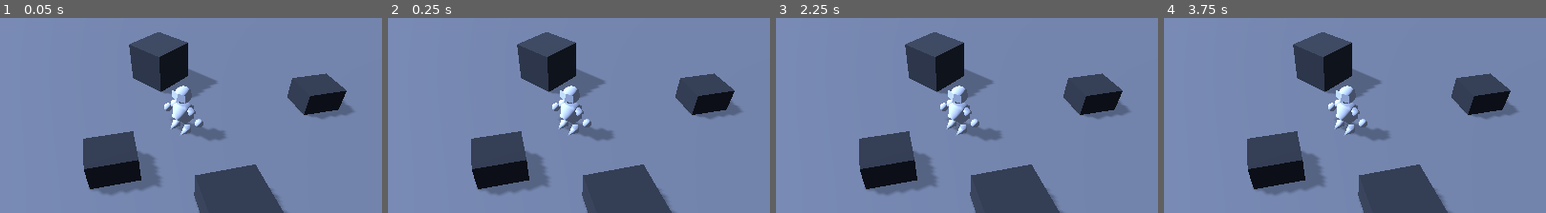
Above: before the commit, frames 1-4 (left to right).
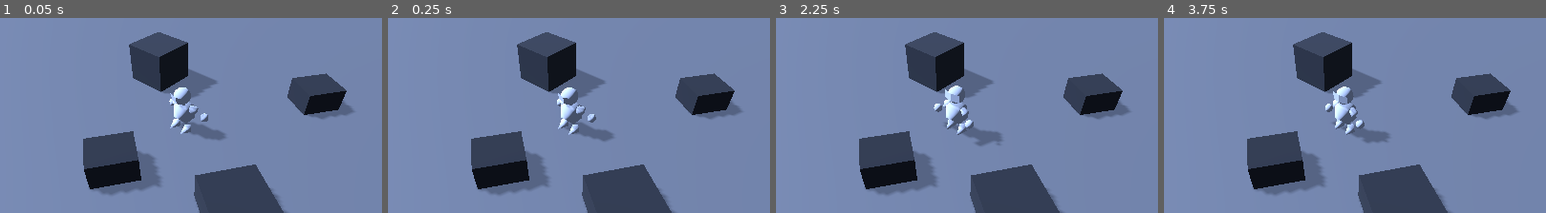
Above: after the commit, the same moments.

Repository: Momonyaro/den-of-adventurers
Game: Godot game, scene res://Scenes/Testing.tscn
The game is run twice, just before and just after one commit, with the same random seed, the same clock (stepped at 60 frames per second) and the same inputs.
Inputs (mouse positions are % of the whole screen's width and height, from its top left):
- Up to frame 1 (0.05 s): no input
- Up to frame 2 (0.25 s): no input
- Up to frame 3 (2.25 s): move the mouse to (72, 40) at 0.52 s; click (72, 40) at 0.67 s; move the mouse to (30, 51) at 1.27 s; click (30, 51) at 1.42 s; move the mouse to (60, 21) at 2.02 s; click (60, 21) at 2.17 s
- Up to frame 4 (3.75 s): move the mouse to (45, 67) at 2.77 s; click (45, 67) at 2.92 s; move the mouse to (80, 62) at 3.52 s; click (80, 62) at 3.67 s
The pictures show only the part of the screen within x 26-76%, y 15-64%; the shares and areas given below are measured in that part.

The runs differ from the first frame. In frame 1, 0.7% of the frame differs, in the area x 43-59%, y 34-63%; in frame 2, 0.6%; in frame 3, 1.2%, in the area x 41-60%, y 34-66%; in frame 4, 0.9%.

Commit message:
set up vscode and basic agent state machine

Diff:
--- a/Scripts/Agents/Agent.gd
+++ b/Scripts/Agents/Agent.gd
@@ -11,19 +11,30 @@
 
 @export var move_speed = 2.0;
 @export var idle_time = 2.5;
+var anim_player : AnimationPlayer = null;
 var adventurer : Adventurer;
+var state_manager : AgentStateManager;
 
 func _ready():
+	anim_player = _model.find_child("AnimationPlayer");
+	state_manager = AgentStateManager.new(anim_player as AnimationPlayer);
 	$CHAR_NAME.visible = false;
+	pass;
+
+func _process(delta):
+	state_manager.update(delta, adventurer._status, false);
 	pass;
 
 func _on_input_event(camera, event, position, normal, shape_idx):
 	if event is InputEventMouseButton:
 		if event.button_index == MOUSE_BUTTON_LEFT:
-			if adventurer._status == Adventurer.Status.RECRUIT:
+			if adventurer._status == Adventurer.Status.RECRUIT && state_manager.allow_recruit():
 				adventurer.set_status(Adventurer.Status.IDLE);
 				timers.delete_timer(adventurer.TIMER_recruit);
 				adventurer.TIMER_recruit = "";
+
+				state_manager.force_state("CHEER");
+
 				$CHAR_NAME.text = str(adventurer.name(), " : ", Adventurer.Status.keys()[adventurer._status]);
 	pass;
 
--- /dev/null
+++ b/Scripts/Agents/AgentNavigation.gd
@@ -0,0 +1 @@
+extends Node
--- /dev/null
+++ b/Scripts/Agents/AgentStateManager.gd
@@ -0,0 +1,41 @@
+class_name AgentStateManager;
+
+var _animator: AnimationPlayer = null;
+var _current_state: BaseState = BaseState.new();
+var _states: Array[BaseState] = [
+	BaseState.new(),
+	CheerState.new(),
+	StartWanderState.new(),
+	IdleState.new(),
+	WalkState.new()
+];
+
+func _init(animator: AnimationPlayer):
+	_animator = animator;
+
+func update(delta: float, adv_state: Adventurer.Status, is_moving: bool):
+	for state in _states:
+		if _current_state.state_transition_allowed(state._state_ref) && state.evaluate(_current_state._state_ref, adv_state, is_moving):
+			_current_state.end();
+
+			_current_state = state;
+			print("new state -> ", BaseState.StateReference.keys()[state._state_ref]);
+			_current_state.start(_animator);
+			pass;
+
+	_current_state.update(delta);
+	pass;
+
+func force_state(state_ref: String):
+	_current_state = _states.filter(func(a: BaseState): return a.StateReference.keys()[a._state_ref] == state_ref)[0];
+	_current_state.start(_animator);
+	pass;
+
+func can_move() -> bool:
+	return _current_state._allow_movement;
+
+func pick_new_wander() -> bool:
+	return _current_state._start_wander;
+
+func allow_recruit() -> bool:
+	return _current_state._allow_recruit;
--- /dev/null
+++ b/Scripts/Agents/States/BaseState.gd
@@ -0,0 +1,25 @@
+class_name BaseState;
+
+var _animator = null;
+var _state_ref = StateReference.NIL;
+var _allow_movement = false;
+var _start_wander = false;
+var _allow_recruit = true;
+
+func start(animator: AnimationPlayer):
+    _animator = animator;
+    pass;
+
+func update(delta: float):
+    return true;
+
+func evaluate(curr_state: StateReference, adv_state: Adventurer.Status, has_destination: bool) -> bool:
+    return false;
+
+func end() -> StateReference:
+    return StateReference.NIL;
+
+func state_transition_allowed(state_ref: StateReference) -> bool:
+    return true;
+
+enum StateReference { NIL, IDLE, WALK, DEAD, CHEER, START_WANDER };
--- /dev/null
+++ b/Scripts/Agents/States/Cheer.gd
@@ -0,0 +1,25 @@
+extends BaseState;
+class_name CheerState;
+
+const CHEER_ANIME_REF = "CHEER";
+
+func _init():
+	_allow_recruit = false;
+	_state_ref = StateReference.CHEER;
+
+func start(animator: AnimationPlayer):
+	_animator = animator;
+	_animator.play(CHEER_ANIME_REF, 0.1);
+
+func evaluate(curr_state: StateReference, adv_state: Adventurer.Status, has_destination: bool) -> bool:
+	return false;
+
+func update(delta: float):
+	pass;
+
+func end() -> StateReference:
+	return StateReference.IDLE;
+
+func state_transition_allowed(state_ref: StateReference) -> bool:
+	if _animator == null: return false;
+	return !_animator.is_playing();
--- /dev/null
+++ b/Scripts/Agents/States/Idle.gd
@@ -0,0 +1,34 @@
+extends BaseState;
+class_name IdleState;
+
+const IDLE_ANIME_REF = "IDLE";
+var _idle_time = randf_range(4, 30);
+var _timer = 0;
+
+func _init():
+    _state_ref = StateReference.IDLE;
+
+func start(animator: AnimationPlayer):
+    _timer = 0;
+    _animator = animator;
+    _animator.play(IDLE_ANIME_REF, 0.2);
+
+
+func evaluate(curr_state: StateReference, adv_state: Adventurer.Status, has_destination: bool) -> bool:
+    if !has_destination:
+        return true;
+    return false;
+
+func update(delta: float):
+    _timer += delta;
+    pass;
+
+func end() -> StateReference:
+    return StateReference.NIL;
+
+func state_transition_allowed(state_ref: StateReference) -> bool:
+    match(state_ref):
+        StateReference.WALK: return true;
+        StateReference.START_WANDER: return (_timer >= _idle_time);
+        StateReference.CHEER: return true;
+        _: return false;
--- /dev/null
+++ b/Scripts/Agents/States/StartWander.gd
@@ -0,0 +1,26 @@
+extends BaseState;
+class_name StartWanderState;
+
+func _init():
+    _start_wander = true;
+    _state_ref = StateReference.START_WANDER;
+
+func start(animator: AnimationPlayer):
+    _animator = animator;
+
+func evaluate(curr_state: StateReference, adv_state: Adventurer.Status, has_destination: bool) -> bool:
+    if adv_state == Adventurer.Status.IDLE && curr_state == StateReference.IDLE && !has_destination:
+        return true;
+    return false;
+
+func update(delta: float):
+    pass;
+
+func end() -> StateReference:
+    return StateReference.NIL;
+
+func state_transition_allowed(state_ref: StateReference) -> bool:
+    match(state_ref):
+        StateReference.WALK: return true;
+        StateReference.CHEER: return true;
+        _: return false;
--- /dev/null
+++ b/Scripts/Agents/States/Walk.gd
@@ -0,0 +1,29 @@
+extends BaseState;
+class_name WalkState;
+
+const WALK_ANIME_REF = "WALK";
+
+func _init():
+    _allow_movement = true;
+    _state_ref = StateReference.WALK;
+
+func start(animator: AnimationPlayer):
+    _animator = animator;
+    _animator.play(WALK_ANIME_REF, 0.3);
+
+func evaluate(curr_state: StateReference, adv_state: Adventurer.Status, has_destination: bool) -> bool:
+    if has_destination:
+        return true;
+    return false;
+
+func update(delta: float):
+    pass;
+
+func end() -> StateReference:
+    return StateReference.NIL;
+
+func state_transition_allowed(state_ref: StateReference) -> bool:
+    match(state_ref):
+        StateReference.IDLE: return true;
+        StateReference.CHEER: return true;
+        _: return false;
--- a/project.godot
+++ b/project.godot
@@ -12,7 +12,7 @@
 
 config/name="Den Of Hungry Adventurers"
 run/main_scene="res://Scenes/Testing.tscn"
-config/features=PackedStringArray("4.0", "Forward Plus")
+config/features=PackedStringArray("4.1", "Forward Plus")
 
 [display]
 
